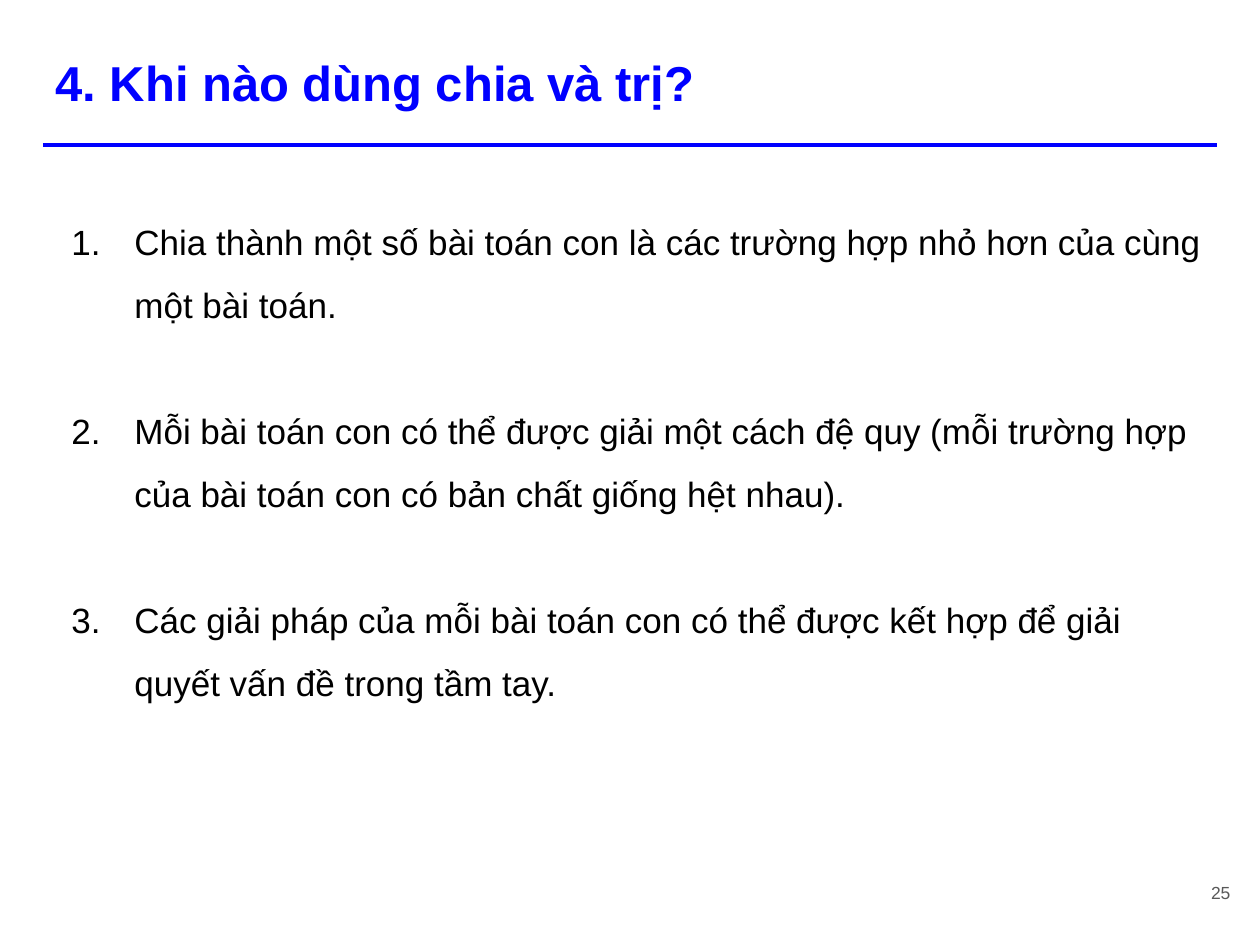
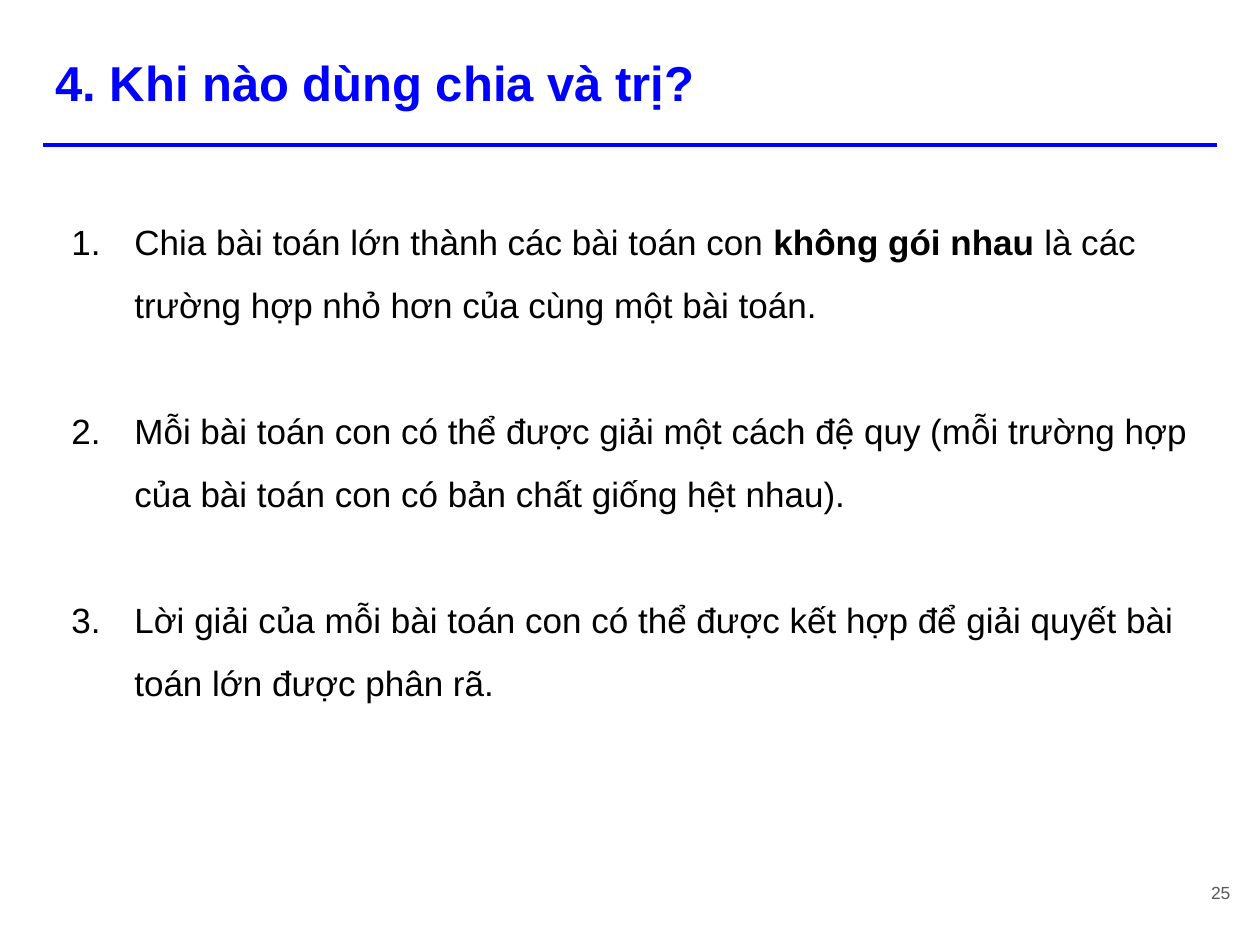
Before and after one commit to tiennvcs/CS112.L11.KHTN-DesignAnalysisAlgorithm, a slide deck: slide 25 of Seminar/[Seminar] Divide and Conquer.pptx. Drawn at 1260x945 pixels with LibreOffice and Linux fonts; fonts in the diff are those of the drawing. Boxes give left, top, right and bottom in pixels: in the first picture for what was removed or moved away, otherwise in the second. Text is boxed around its words. In the diff, an @@ line names an element or a change of style, - is before the commit and + after.

```diff
--- a/Seminar/[Seminar] Divide and Conquer.pptx
+++ b/Seminar/[Seminar] Divide and Conquer.pptx
@@ text at (134, 229, 1136, 325): text changed @@
-1. Chia thành một số bài toán con là các trường hợp nhỏ hơn của cùng một bài toán.
+1. Chia bài toán lớn thành các bài toán con không gói nhau là các trường hợp nhỏ hơn của cùng một bài toán.
@@ text at (134, 605, 1173, 703): text changed @@
-3. Các giải pháp của mỗi bài toán con có thể được kết hợp để giải quyết vấn đề trong tầm tay.
+3. Lời giải của mỗi bài toán con có thể được kết hợp để giải quyết bài toán lớn được phân rã.
```
Also in this commit, not shown: 2 other slides changed, 1 other file.
